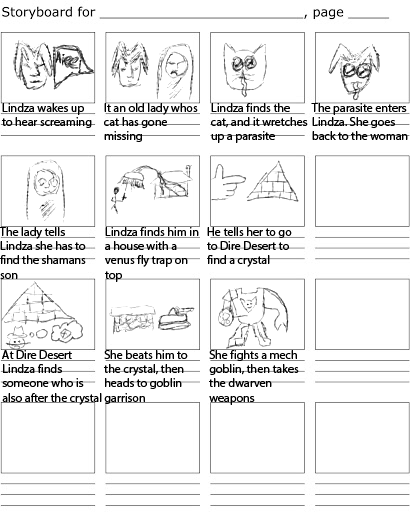
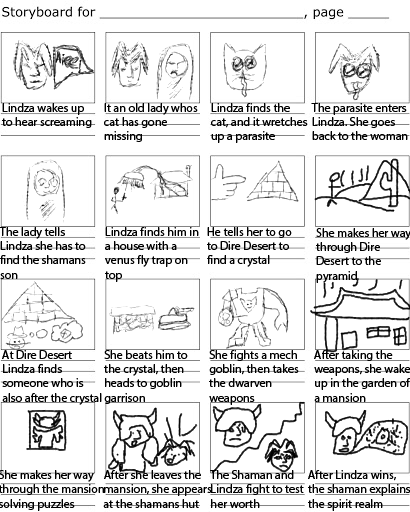
Two versions of the same layered image (w=410, h=512). Layer-by-layer changes:
added layer "After Lindza wins, the shaman explains the spirit realm" above "The Shaman and Lindza fight to test her worth" over <box>308,470,410,511</box>
added layer "The Shaman and Lindza fight to test her worth" above "After she leaves the mansion, she appears at the shamans hut" over <box>210,470,304,508</box>
added layer "After she leaves the mansion, she appears at the shamans hut" above "She makes her way through the mansion solving puzzles" over <box>103,470,212,508</box>
added layer "She makes her way through the mansion solving puzzles" above "After taking the weapons, she wakes up in the garden of a mansi" over <box>0,470,104,511</box>
added layer "After taking the weapons, she wakes up in the garden of a mansi" above "She fights a mech goblin, then takes the dwarven weapons" over <box>314,350,410,402</box>
added layer "She makes her way through Dire Desert to the pyramid" above "He tells her to go to Dire Desert to find a crystal" over <box>316,228,410,283</box>
painted on "Layer 1" over <box>26,158,410,474</box>
